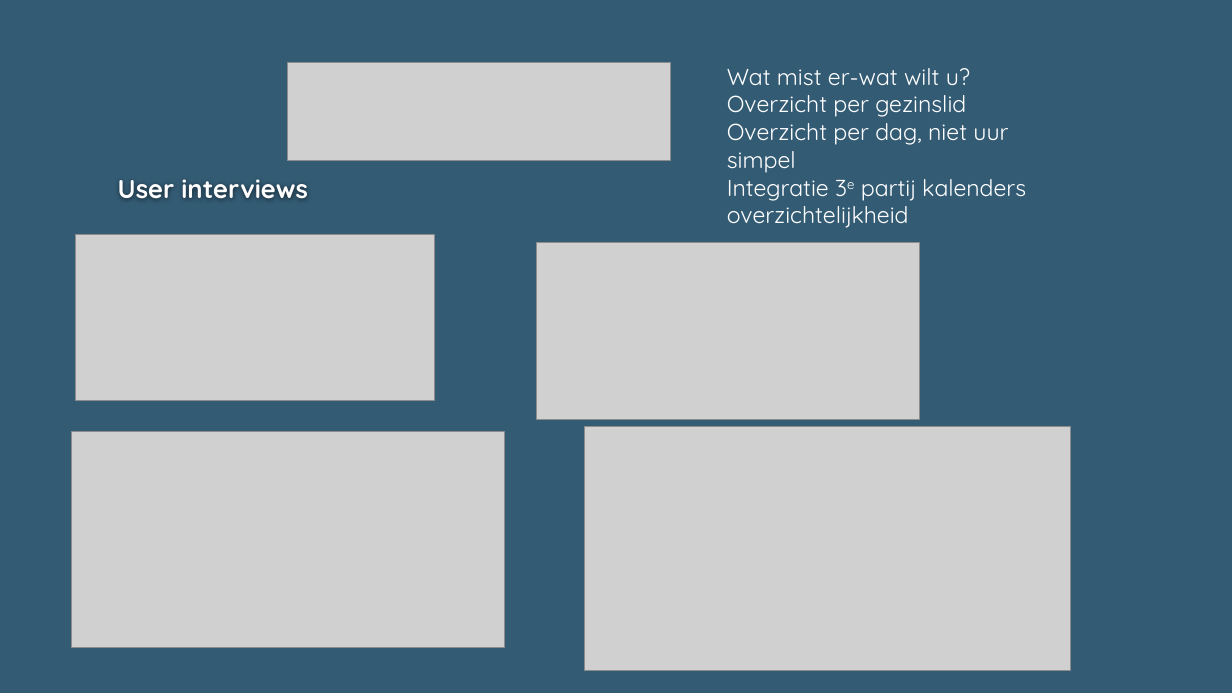
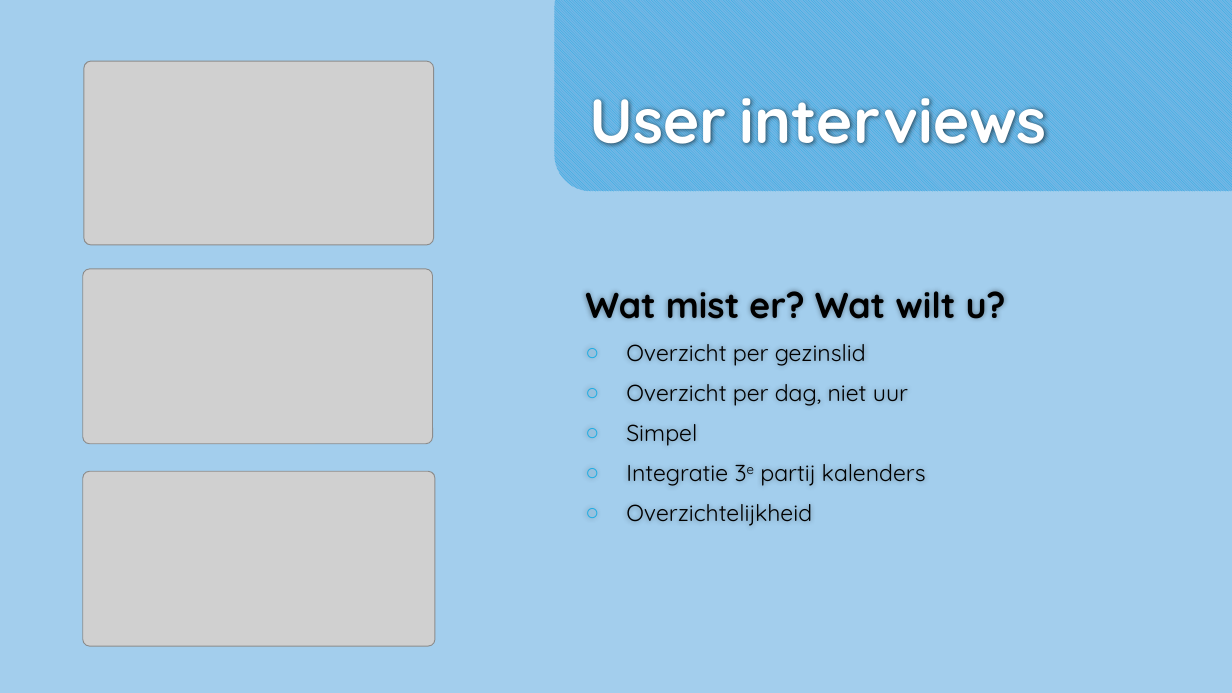
Before and after one commit to AP-IT-GH/apvalley-1819-digilender, a slide deck: slide 3 of doc/Presentaties/DigilenderSprint1.pptx. Drawn at 1232x693 pixels with LibreOffice and Linux fonts; fonts in the diff are those of the drawing; grey boxes stand for pictures; background and template pictures are left out. Boxes give left, top, right and bottom in pixels: in the first picture for what was removed or moved away, otherwise in the second. Text is boxed around its words. In the diff, an @@ line names an element or a change of style, - is before the commit and + after.

```diff
--- a/doc/Presentaties/DigilenderSprint1.pptx
+++ b/doc/Presentaties/DigilenderSprint1.pptx
@@ background #335B74 to #A3CEED @@
@@ rounded rectangle added at (555,0,1232,191), fill pattern #1CADE4 on #75B6E5 @@
@@ picture: place and size @@
-picture at (76,235,434,400)
+picture at (84,61,434,245)
@@ picture removed at (287,63,671,161) @@
@@ title "User interviews": place and size @@
-title "User interviews" at (118,179,308,198)
+title "User interviews" at (590,97,1047,148)
@@ title "User interviews" at (590,97,1047,148): size 20 to 48.6 pt, text colour #FEFEFE to #FFFFFF @@
@@ text "Wat mist er? Wat wilt ...": place and size @@
-text "Wat mist er? Wat wilt ..." at (727,68,1026,228)
+text "Wat mist er? Wat wilt ..." at (585,291,1006,526)
@@ text "Wat mist er? Wat wilt ..." at (585,291,1006,526): vertical alignment top to middle @@
@@ picture: place and size @@
-picture at (71,432,505,648)
+picture at (83,269,433,444)
@@ picture removed at (537,243,920,420) @@
@@ text at (585,291,1006,319): text changed; size 18 to 28 pt; text colour #FFFFFF to #000000; bold on @@
-Wat mist er-wat wilt u?
+Wat mist er? Wat wilt u?
@@ text at (626,344,926,486): text colour #FFFFFF to #000000 in "Overzicht per gezinslid", "Integratie 3e partij kalenders"; bullet none to ○; more space between paragraphs @@
@@ text at (626,384,908,446): text changed; text colour #FFFFFF to #000000 @@
-Overzicht per dag, niet uur
-simpel
+○ Overzicht per dag, niet uur
+○ Simpel
@@ picture removed at (584,427,1071,670) @@
@@ picture added at (83,471,435,646) @@
@@ text at (626,504,812,526): text changed; text colour #FFFFFF to #000000 @@
-overzichtelijkheid
+○ Overzichtelijkheid
```
Also in this commit, not shown: 5 other slides changed, 1 slide added, 3 slides removed, 18 other files.
